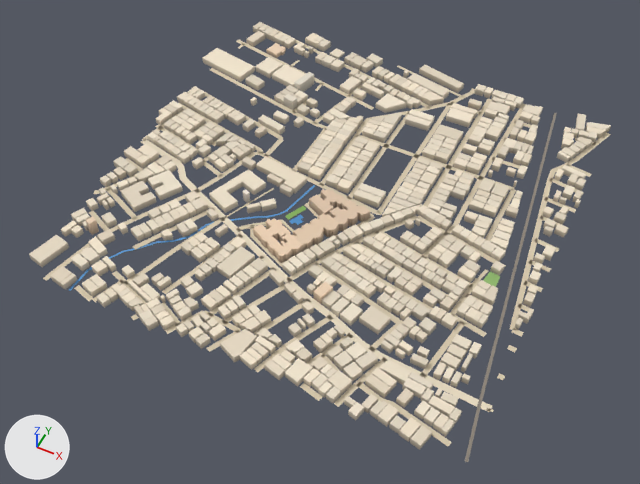
An edit to the glTF model public/assets/bengaluru-region-v1/tiles/t24_-7-l0.glb, drawn before and after from the same camera.
Before and after are seen from a 50 mm camera at (12552.0, -3899.0, 720.0) aimed at (12251.0, -3297.0, -33.0). The lights are fixed; the arrows at lower left show +X, +Y and +Z. The older version comes first. Vertices at exactly the same position are counted once.

Names of what the first picture shows: 'building', 'ground' and 1 more.
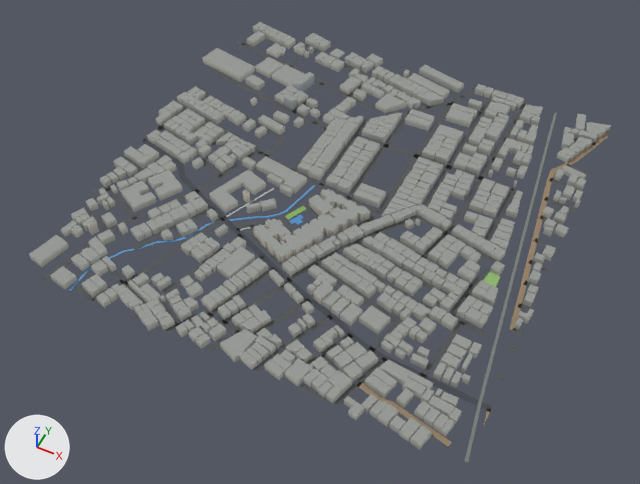
Location of each change, [x1, y1, x2, y2] in pixels of the pictures (640 x 484 px; the box of a moved part takes in the faces that stretch with it):
```json
{"object": "ground", "change": "reshaped", "before": [43, 39, 611, 462], "after": [42, 39, 610, 462]}
{"part": 1, "of": "me_building", "change": "recoloured", "before": [29, 22, 611, 449], "after": [29, 22, 611, 449], "on screen": "darker"}
{"part": 2, "of": "me_ground", "change": "moved or reshaped", "before": [93, 39, 460, 194], "after": [93, 39, 460, 194]}
{"part": 3, "of": "me_ground", "change": "moved or reshaped", "before": [43, 248, 403, 407], "after": [42, 248, 402, 406]}
{"part": 4, "of": "me_ground", "change": "moved or reshaped", "before": [541, 132, 611, 226], "after": [540, 130, 610, 226]}
{"part": 5, "of": "me_ground", "change": "moved or reshaped", "before": [465, 404, 494, 462], "after": [465, 404, 491, 462]}
{"part": 6, "of": "me_ground", "change": "recoloured", "before": [74, 39, 597, 446], "after": [74, 39, 597, 446]}
```

The change, as JSON lines over the scene's bpy script:
```json
{"block": "me_building", "where": "# used by ob_building; location = (12000.0, -3500.0, 0.0)"}
{"op": "remove", "block": "me_building", "code": "me_building.from_pydata(...)  # 6547 vertices, 8479 faces; spans x -17.0..501.0, y -7.0..511.0, z 0.0..18.0"}
{"op": "add", "block": "me_building", "code": "me_building.from_pydata(...)  # 6547 vertices, 10368 faces; spans x -17.0..501.0, y -7.0..511.0, z 0.0..18.0"}
{"block": "me_building", "change": "me_building part 1: 8479 kept faces spanning x -17.0..501.0, y -7.0..511.0, z 0.0..18.0 get new vertex colours"}
{"block": "me_ground", "where": "# used by ob_ground; location = (12000.0, -3500.0, 0.0)"}
{"op": "remove", "block": "me_ground", "code": "me_ground.from_pydata(...)  # 855 vertices, 659 faces; spans x -3.0..503.0, y -3.0..503.0, z 1.0"}
{"op": "add", "block": "me_ground", "code": "me_ground.from_pydata(...)  # 871 vertices, 675 faces; spans x 0.0..500.0, y 0.0..500.0, z 1.0"}
{"block": "me_ground", "change": "me_ground part 2: 28 vertices moved from x -1.0..280.0, y 188.0..503.0, z 1.0 to x 0.0..275.0, y 188.0..500.0, z 1.0; 20 vertices removed from x -3.0..249.0, y 127.0..502.0, z 1.0; 25 vertices added at x 0.0..239.0, y 127.0..500.0, z 1.0"}
{"block": "me_ground", "change": "me_ground part 3: 11 vertices moved from x 90.0..388.0, y -3.0..118.0, z 1.0 to x 81.0..389.0, y 0.0..117.0, z 1.0; 10 vertices removed from x 28.0..372.0, y -1.0..27.0, z 1.0; 15 vertices added at x 28.0..366.0, y 0.0..19.0, z 1.0"}
{"block": "me_ground", "change": "me_ground part 4: 1 vertex moved within x 499.0, y 310.0, z 1.0; 7 vertices removed from x 479.0..503.0, y 316.0..493.0, z 1.0; 14 vertices added at x 480.0..500.0, y 310.0..500.0, z 1.0"}
{"block": "me_ground", "change": "me_ground part 5: 6 vertices removed from x 492.0..503.0, y 30.0..65.0, z 1.0; 5 vertices added at x 493.0..500.0, y 26.0..64.0, z 1.0"}
{"block": "me_ground", "change": "me_ground part 6: 581 kept faces spanning x 0.0..500.0, y 0.0..500.0, z 1.0 get new vertex colours; the middle colour goes from beige #d7c9ae to dark grey #535556"}
{"block": "me_ground", "change": "other edits to the shape of me_ground do not show in these pictures"}
```
